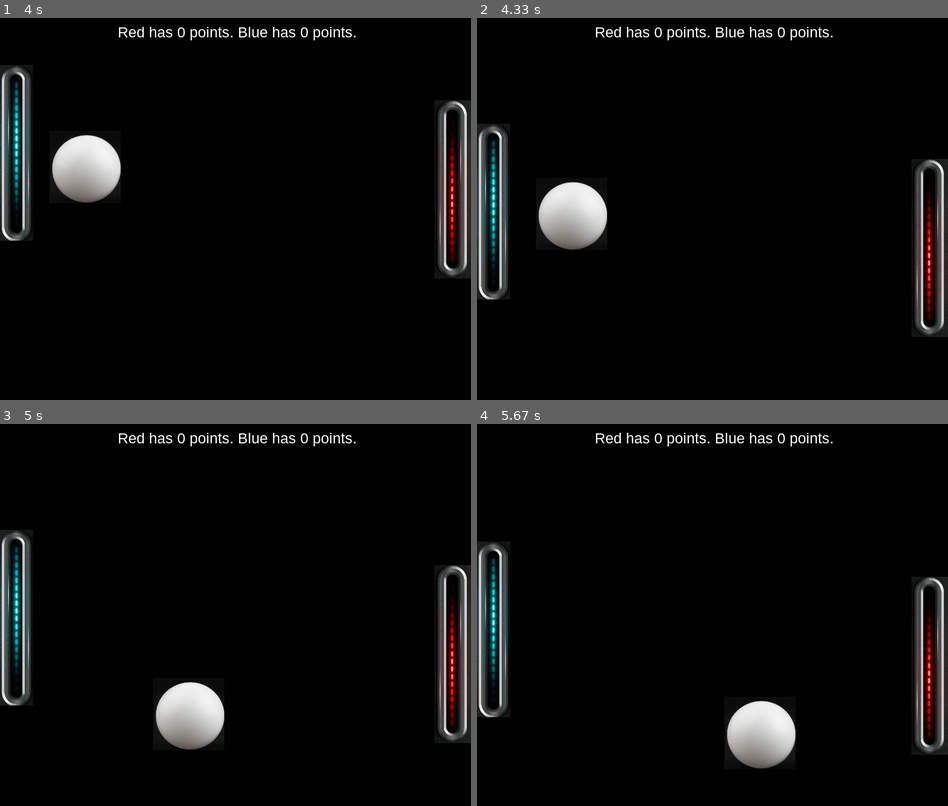
Above: before the commit, frames 1-4 (two rows, left to right).
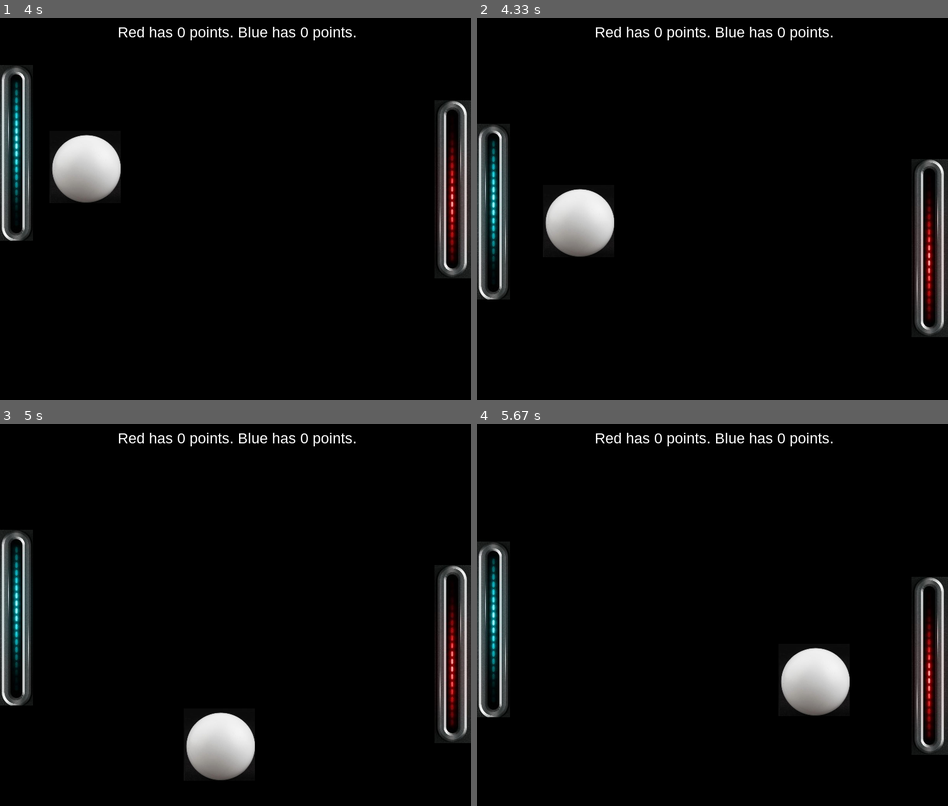
Above: after the commit, the same moments.

Repository: Kayala47/josh-tutoring
Game: pygame game, started from pong.py
Same seed, same stepped clock (60 frames per second), same inputs: the game is played once before the commit and once after it.
Inputs:
- Up to frame 1 (4 s): tap S at 0.33 s; tap W at 0.67 s; hold Down 1.5-1.97 s; hold Up 2-2.37 s; hold Down 2.4-2.77 s; hold Up 2.8-3.1 s; hold Down 3.13-3.43 s; hold S 3.13-3.43 s; hold Up 3.47-3.83 s; hold W 3.47-3.83 s; hold Down from 3.87 s (still down); hold S from 3.87 s (still down)
- Up to frame 2 (4.33 s): release Down at 4.23 s; release S at 4.23 s; hold Up from 4.27 s (still down); hold W from 4.27 s (still down)
- Up to frame 3 (5 s): release Up at 4.57 s; release W at 4.57 s; hold Down 4.6-4.9 s; hold S 4.6-4.9 s; hold Up from 4.93 s (still down); hold W from 4.93 s (still down)
- Up to frame 4 (5.67 s): release Up at 5.3 s; release W at 5.3 s; hold Down from 5.33 s (still down); hold S from 5.33 s (still down)

Frame 1 is identical in both runs. In frame 2, 1.1% of the frame differs, in the area x 12-30%, y 42-63%; in frame 3, 3.5%; in frame 4, 4.1%, in the area x 52-80%, y 58-91%.

Commit message:
added the endscreen part

Diff:
--- /dev/null
+++ b/draw_pygame2.py
@@ -0,0 +1,49 @@
+import pygame
+pygame.init()
+
+WHITE = (255, 255, 255)
+BLACK = (0, 0, 0)
+RED = (255, 0, 0)
+GREEN = (0, 255, 0)
+BLUE = (0, 0, 255, 50)  # This color contains an extra integer. It's the alpha value.
+PURPLE = (255, 0, 255)
+
+screen = pygame.display.set_mode((500, 500))
+screen.fill(WHITE)  # Make the background white. Remember that the screen is a Surface!
+clock = pygame.time.Clock()
+
+size = (50, 50)
+size2 = (480, 250)
+red_image = pygame.Surface(size2)
+green_image = pygame.Surface(size)
+blue_image = pygame.Surface(size, pygame.SRCALPHA)  # Contains a flag telling pygame that the Surface is per-pixel alpha
+purple_image = pygame.Surface(size)
+
+red_image.set_colorkey(BLACK)
+green_image.set_alpha(50)
+# For the 'blue_image' it's the alpha value of the color that's been drawn to each pixel that determines transparency.
+purple_image.set_colorkey(BLACK)
+purple_image.set_alpha(50)
+
+pygame.draw.rect(red_image, RED, red_image.get_rect(), 255)
+pygame.draw.rect(green_image, GREEN, green_image.get_rect(), 10)
+pygame.draw.rect(blue_image, BLUE, blue_image.get_rect(), 10)
+pygame.draw.rect(purple_image, PURPLE, purple_image.get_rect(), 10)
+
+while True:
+    clock.tick(60)
+
+    for event in pygame.event.get():
+        if event.type == pygame.QUIT:
+            quit()
+        elif event.type == pygame.KEYDOWN:
+            if event.key == pygame.K_1:
+                screen.blit(red_image, (0, 0))
+            elif event.key == pygame.K_2:
+                screen.blit(green_image, (75, 100))
+            elif event.key == pygame.K_3:
+                screen.blit(blue_image, (75, 175))
+            elif event.key == pygame.K_4:
+                screen.blit(purple_image, (75, 250))
+
+    pygame.display.update()
--- a/pong.py
+++ b/pong.py
@@ -15,6 +15,10 @@
 
 SCREENHEIGHT=650
 
+sizeOfTheScreen  = width, height =(800, 650)
+black_image = pygame.Surface(sizeOfTheScreen)
+black_image.set_alpha(255)
+pygame.draw.rect(black_image, BLACK, black_image.get_rect(), 255)
 
 speed = [4,4]
 paddleSpeed = [0,4]
@@ -45,8 +49,8 @@
     surf.blit(text_surface, text_rect)
 
 def increase_speed(speed):
-    changingSpeed = 1
-    speedLimit = 4
+    changingSpeed = 0.4
+    speedLimit = 7
 
     #gives that variable a new value
 
@@ -78,6 +82,9 @@
     spritesList.add(ball)
 
     return ball
+
+
+
 
 def updatePaddle(paddle, upDown):
     keyPressed = pygame.key.get_pressed()
@@ -104,13 +111,24 @@
     else:
         text = "Game Over. Press spacebar to play again or x to quit"
 
-
+    return font_type.render(text, True, WHITE)
 
     x = SCREENWIDTH/4
     y = 10
-
-
-    return font_type.render(text, True, WHITE)
+renderedText = updateScore
+
+def refresh(updateScore, redPts, bluePts, renderedText, didTheGameEnd):
+    if didTheGameEnd:
+        renderedText = updateScore(redPts, bluePts, True)
+        screen.blit(renderedText, (SCREENWIDTH/8, 10))
+        pygame.display.flip()
+    if not didTheGameEnd:
+        renderedText = updateScore(redPts, bluePts, False)
+        screen.blit(renderedText, (SCREENWIDTH/4, 10))
+        pygame.display.flip()
+
+
+
 
 
 
@@ -219,34 +237,26 @@
 
     ball.move(speed[0], speed[1])
 
-    # if (redPts > 0 or bluePts > 0):
-    #     renderedText = updateScore(redPts, bluePts, False)
-    #     screen.blit(renderedText, (SCREENWIDTH/4, 10))
-    #     pygame.display.flip()
-
-    #     done = False
-
-    #     while not done:
-    #         for event in pygame.event.get():
-    #             if event.type == pygame.KEYDOWN:
-    #                 if event.mod == pygame.K_SPACE:
-    #                     print("space was entered")
-    #                     done = True
-
-    #     #     keyPressed = pygame.key.get_pressed()
-    #     #     if (keyPressed == pygame.K_SPACE):
-    #     #         playingGame = True
-    #     #         done = True
-    #     #     elif (keyPressed == pygame.K_x):
-    #     #         playingGame = False
-    #     #         done = True
-
-
-
-    #Refresh Screen
-    renderedText = updateScore(redPts, bluePts, False)
-    screen.blit(renderedText, (SCREENWIDTH/4, 10))
-    pygame.display.flip()
+    if (redPts < 1 or bluePts < 1):
+        refresh(updateScore, redPts, bluePts, renderedText, False)
+
+    if (redPts > 0 or bluePts > 0):
+
+        refresh(updateScore, redPts, bluePts, renderedText, True)
+        screen.blit(black_image, (0, 0))
+        pygame.display.update()
+        done = False
+
+
+
+        # while not done:
+        #     for event in pygame.event.get():
+        #         if event.type == pygame.K_DOWN:
+        #             def error2():
+        #                 print("error")
+
+
+
 
 
     #Number of frames per secong e.g. 60
